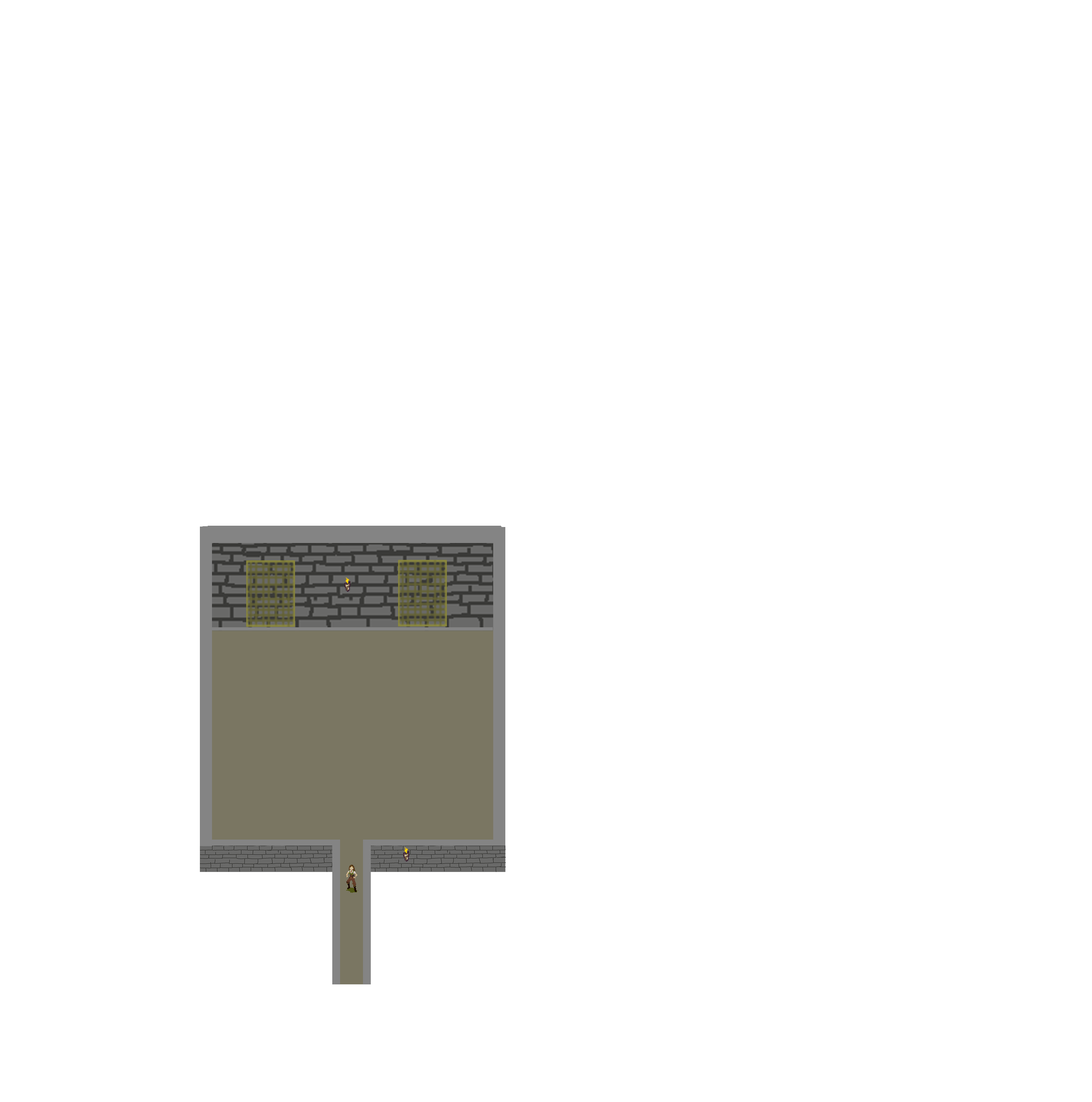
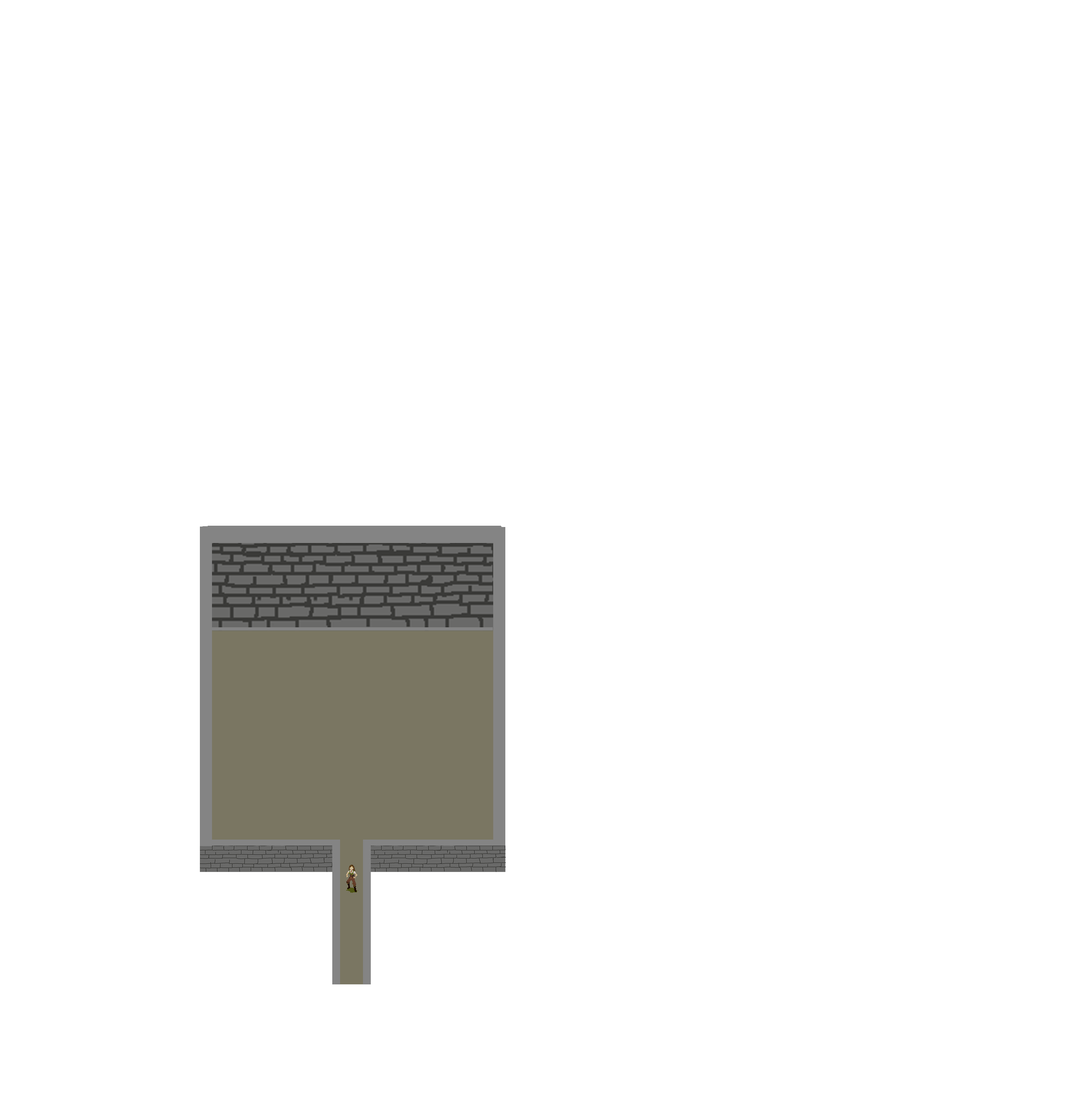
Layers edited between the first and the second w=1092, h=1102 image:
removed layer "Jaula1" over [397, 560, 447, 627]
removed layer "Jaula" over [246, 560, 295, 628]
removed layer "tochas1" over [344, 577, 351, 593]
removed layer "tochas" over [403, 847, 410, 862]
